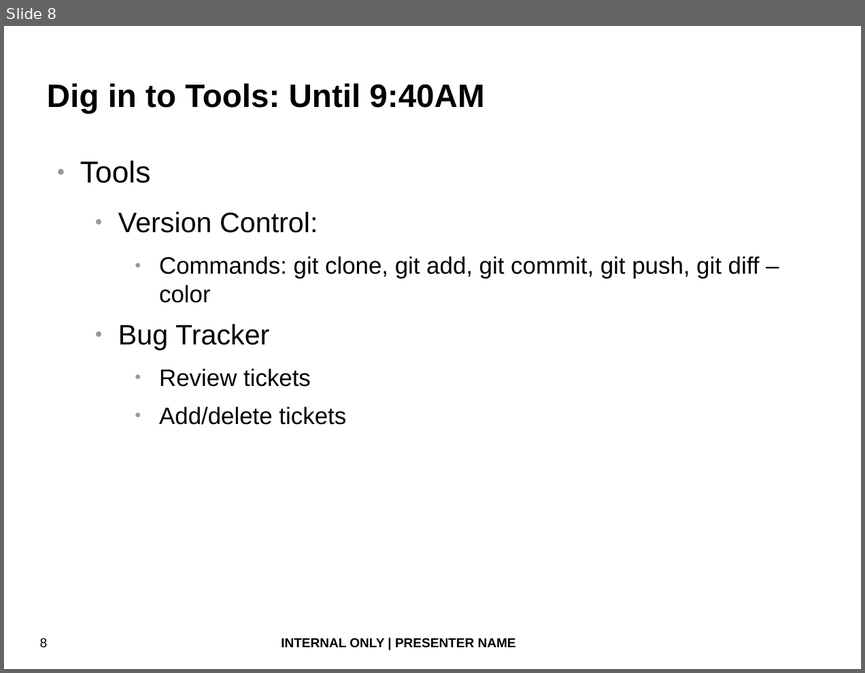
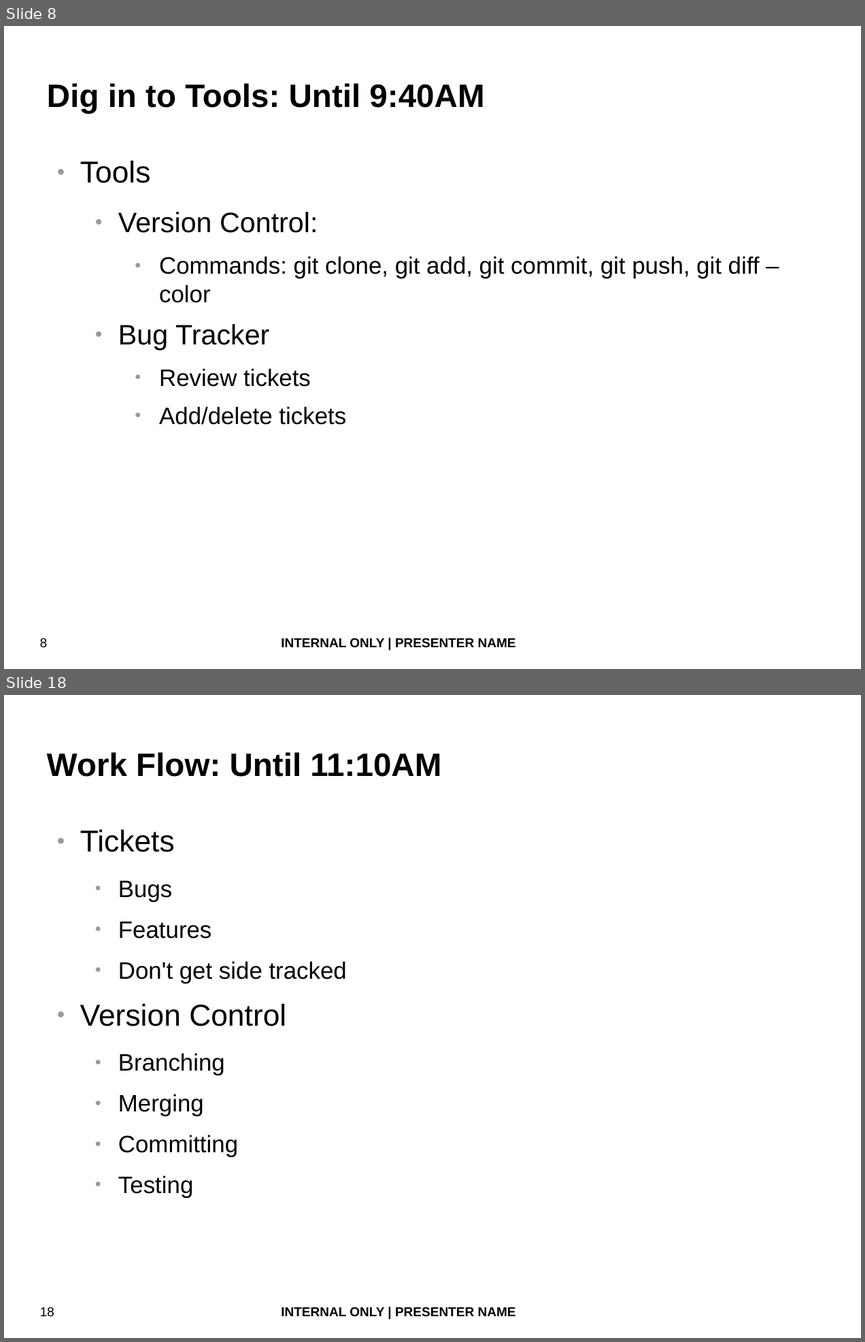
Before and after one commit to fatherlinux/shiva, a slide deck: bash_devops.odp. Shown one above the other, each under a label of ours: slide 8 before the commit, slides 8 and 18 after it; the slides between them are not shown. The pictures are 865x673 and 865x1342 pixels, drawn with LibreOffice and Linux fonts; fonts in the diff are those of the drawing; background and template pictures are left out. Boxes give left, top, right and bottom in pixels: in the first picture for what was removed or moved away, otherwise in the second. Text is boxed around its words. In the diff, an @@ line names an element or a change of style, - is before the commit and + after.

```diff
--- a/bash_devops.odp
+++ b/bash_devops.odp
@@ slide 18 added at (4, 695, 861, 1338), background #FFFFFF; not listed: 2 template elements that a slide beside it also shows @@
@@ title added at (47, 752, 441, 777), 30 pt, text #000000, bold @@
+Work Flow: Until 11:10AM
@@ text added at (80, 829, 347, 1198), 22 pt, text #000000 @@
+● Tickets
+  ● Bugs
+  ● Features
+  ● Don't get side tracked
+● Version Control
+  ● Branching
+  ● Merging
+  ● Committing
+  ● Testing
```
Also in this commit, not shown: 4 slides changed, 13 other slides added, 1 slide removed.
